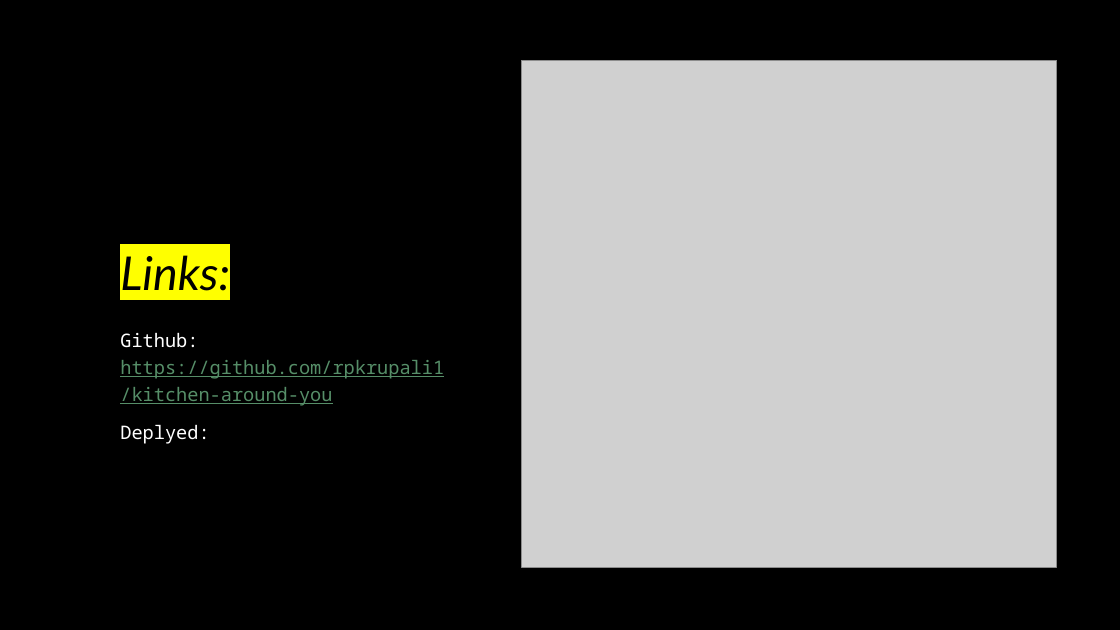
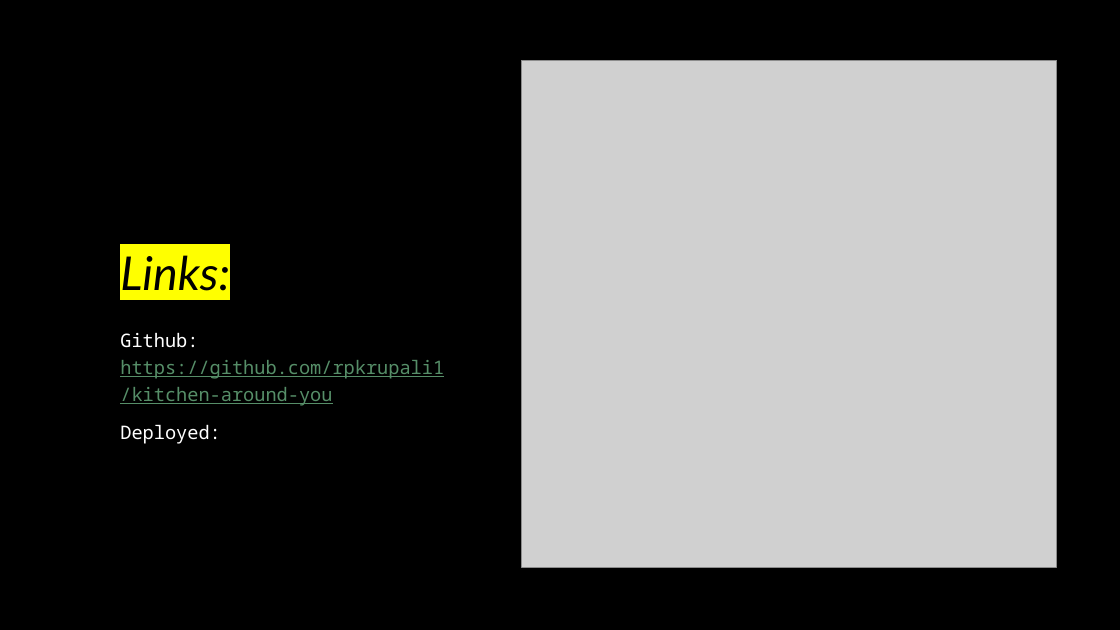
Before and after one commit to rpkrupali1/kitchen-around-you, a slide deck: slide 9 of presentation/kitchen-around-you presentation.pptx. Drawn at 1120x630 pixels with LibreOffice and Linux fonts; fonts in the diff are those of the drawing; grey boxes stand for pictures. Boxes give left, top, right and bottom in pixels: in the first picture for what was removed or moved away, otherwise in the second. Text is boxed around its words. In the diff, an @@ line names an element or a change of style, - is before the commit and + after.

```diff
--- a/presentation/kitchen-around-you presentation.pptx
+++ b/presentation/kitchen-around-you presentation.pptx
@@ text at <box>120,424,220,444</box>: text changed @@
-Deplyed:
+Deployed:
```
